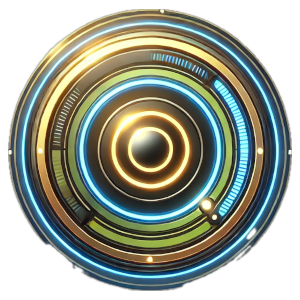
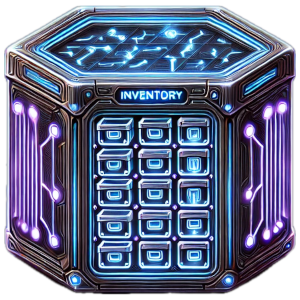
Layered file, before and after one edit (300×300). Changes by layer:
added layer "Pasted Layer #2" above "Pasted Layer #1" over box(4, 5, 296, 295)
